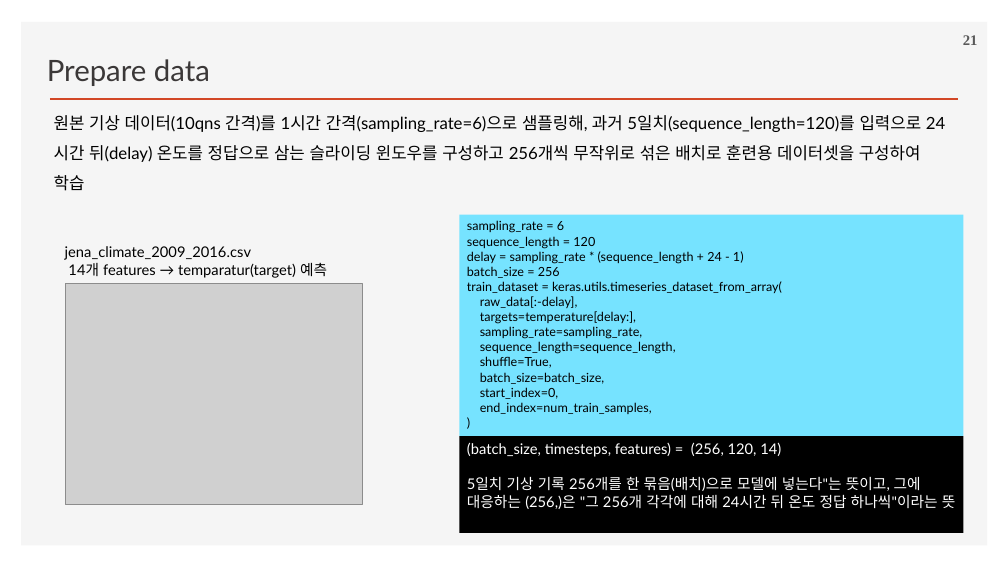
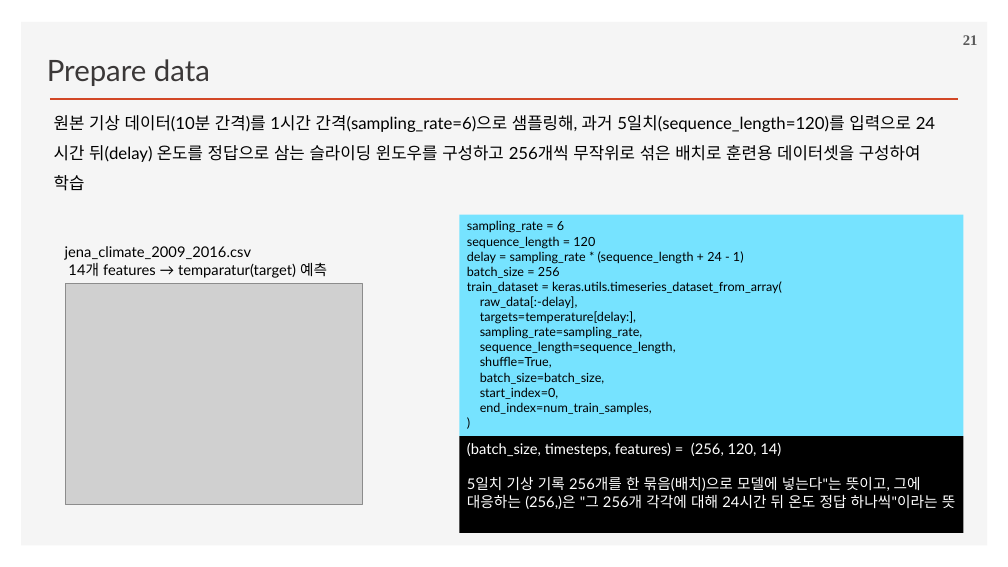
Before and after one commit to ancestor9/2026_Fall_Deep-Learning-with-Python, a slide deck: slide 21 of Chapter 13 Timeseries forecasting.pptx. Drawn at 1008x567 pixels with LibreOffice and Linux fonts; fonts in the diff are those of the drawing; grey boxes stand for pictures; background and template pictures are left out. Boxes give left, top, right and bottom in pixels: in the first picture for what was removed or moved away, otherwise in the second. Text is boxed around its words. In the diff, an @@ line names an element or a change of style, - is before the commit and + after.

```diff
--- a/Chapter 13 Timeseries forecasting.pptx
+++ b/Chapter 13 Timeseries forecasting.pptx
@@ text at [54,115,921,191]: text changed @@
-원본 기상 데이터(10qns 간격)를 1시간 간격(sampling_rate=6)으로 샘플링해, 과거 5일치(sequence_length=120)를 입력으로 24시간 뒤(delay) 온도를 정답으로 삼는 슬라이딩 윈도우를 구성하고 256개씩 무작위로 섞은 배치로 훈련용 데이터셋을 구성하여 학습
+원본 기상 데이터(10분 간격)를 1시간 간격(sampling_rate=6)으로 샘플링해, 과거 5일치(sequence_length=120)를 입력으로 24시간 뒤(delay) 온도를 정답으로 삼는 슬라이딩 윈도우를 구성하고 256개씩 무작위로 섞은 배치로 훈련용 데이터셋을 구성하여 학습
```
Also in this commit, not shown: 18 other slides changed.
